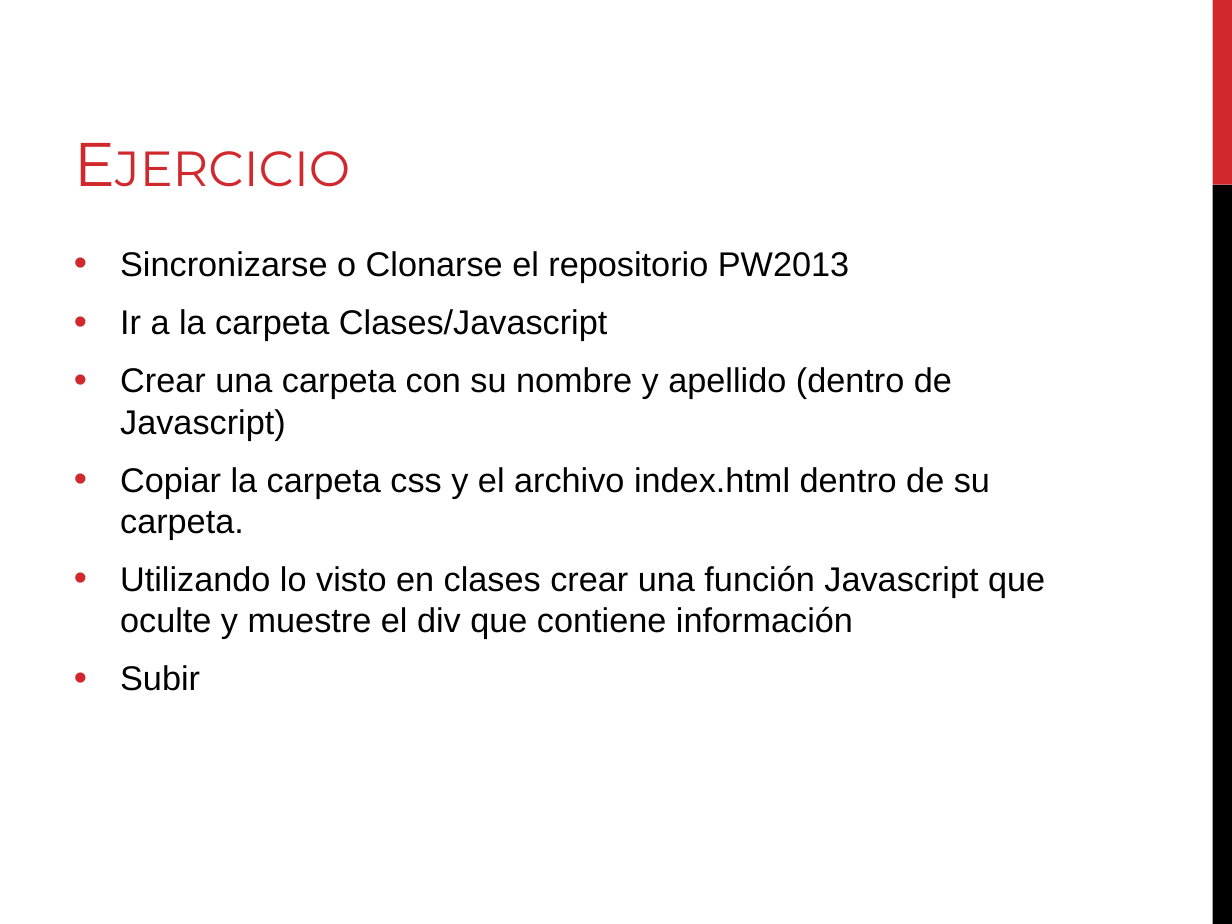
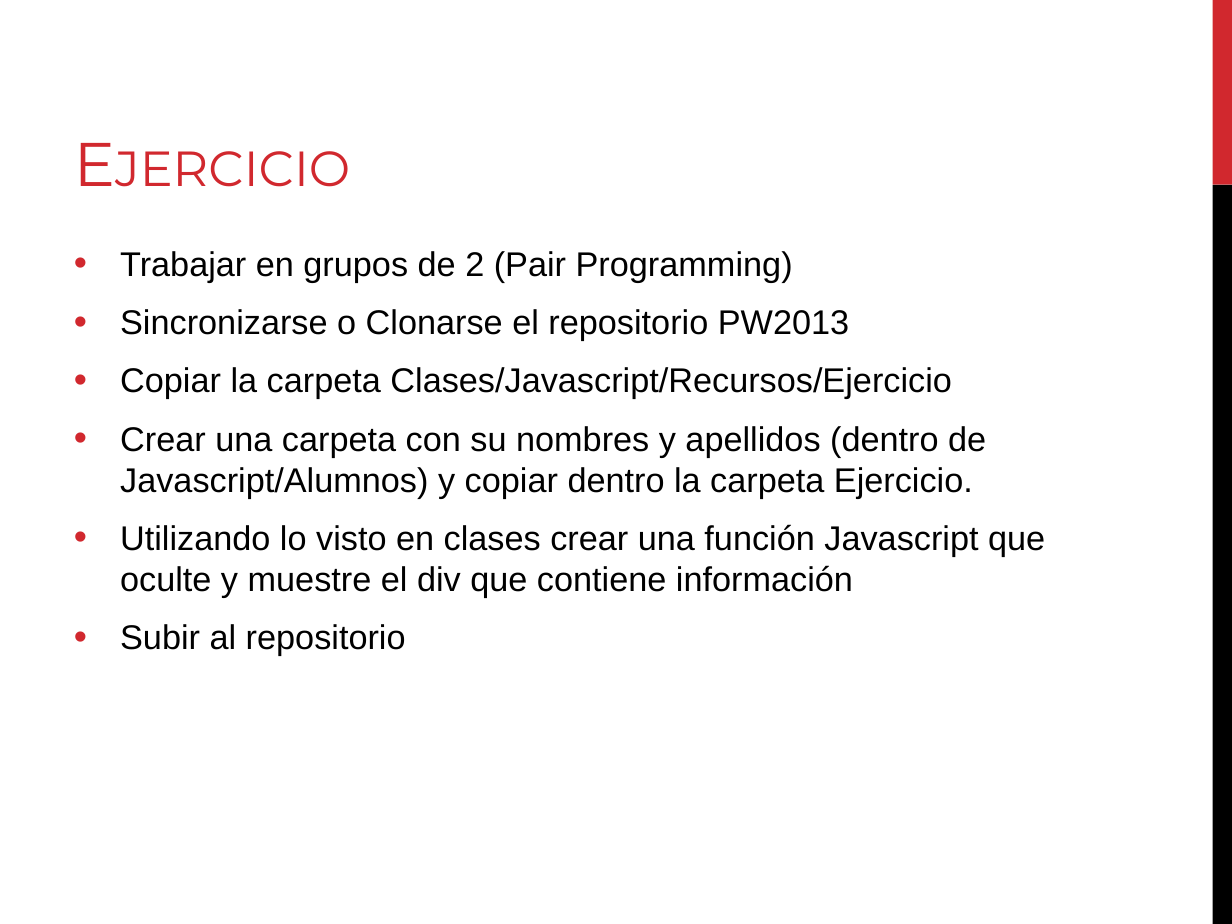
Before and after one commit to Unicen-Tuari/PW2013, a slide deck: slide 23 of Clases/Javascript/Slides/Javascript.pptx. Drawn at 1232x924 pixels with LibreOffice and Linux fonts; fonts in the diff are those of the drawing. Boxes give left, top, right and bottom in pixels: in the first picture for what was removed or moved away, otherwise in the second. Text is boxed around its words. In the diff, an @@ line names an element or a change of style, - is before the commit and + after.

Commit message:
Update Ejercicio Javascript

```diff
--- a/Clases/Javascript/Slides/Javascript.pptx
+++ b/Clases/Javascript/Slides/Javascript.pptx
@@ text at <box>120,251,793,283</box>: paragraph added @@
+• Trabajar en grupos de 2 (Pair Programming)
@@ text at <box>120,367,986,498</box>: text changed @@
-• Ir a la carpeta Clases/Javascript
-• Crear una carpeta con su nombre y apellido (dentro de Javascript)
-• Copiar la carpeta css y el archivo index.html dentro de su carpeta.
+• Copiar la carpeta Clases/Javascript/Recursos/Ejercicio
+• Crear una carpeta con su nombres y apellidos (dentro de Javascript/Alumnos) y copiar dentro la carpeta Ejercicio.
@@ text at <box>120,624,406,656</box>: text changed @@
-• Subir
+• Subir al repositorio
```
Also in this commit, not shown: 3 other files.
